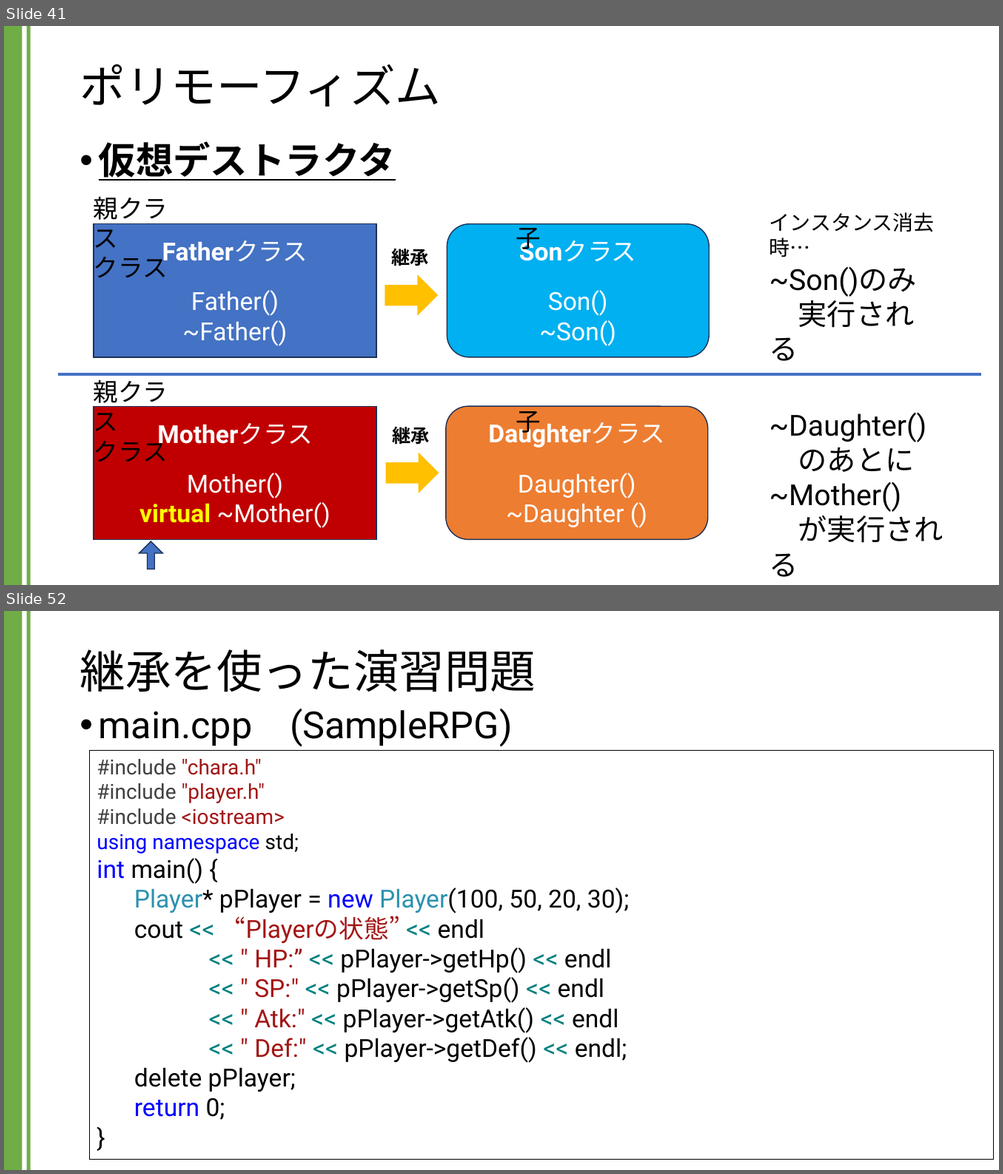
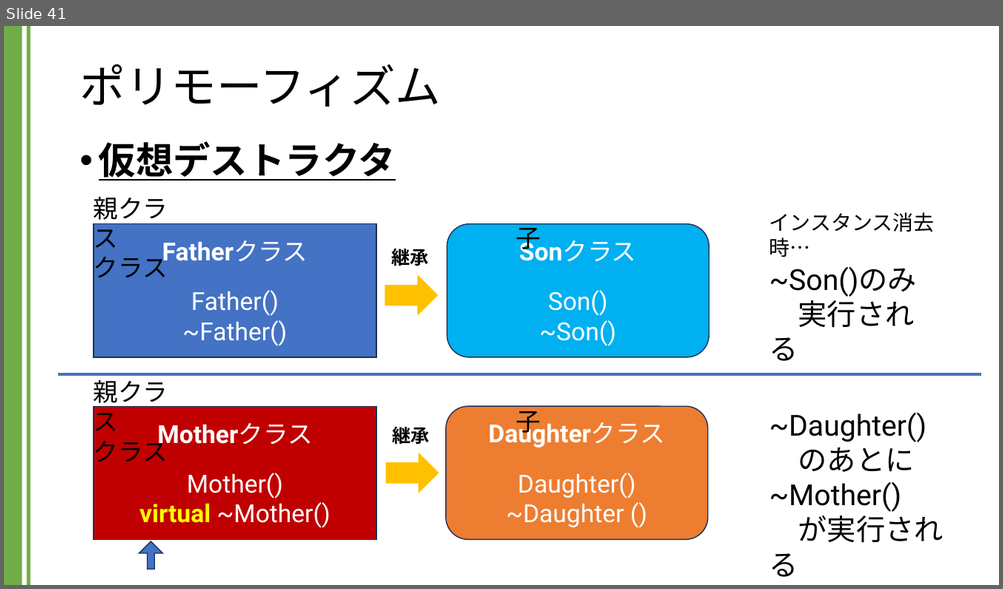
Before and after one commit to kic-murata/cpp2024, a slide deck: 授業資料/講義資料：継承とポリモーフィズム.pptx. Shown one above the other, each under a label of ours: slides 41 and 52 before the commit, slide 41 after it; the slides between them are not shown. The pictures are 1003x1174 and 1003x589 pixels, drawn with LibreOffice and Linux fonts; fonts in the diff are those of the drawing. Boxes give left, top, right and bottom in pixels: in the first picture for what was removed or moved away, otherwise in the second. Text is boxed around its words. In the diff, an @@ line names an element or a change of style, - is before the commit and + after.

```diff
--- a/授業資料/講義資料：継承とポリモーフィズム.pptx
+++ b/授業資料/講義資料：継承とポリモーフィズム.pptx
@@ slide 52 removed at [4,611,999,1170], background #FFFFFF; not listed: 2 template elements that a slide beside it also shows @@
@@ title removed at [79,649,535,692] @@
-継承を使った演習問題
@@ text removed at [99,709,512,746] @@
-• main.cpp (SampleRPG)
@@ rectangle removed at [90,751,993,1160] @@
-#include "chara.h"
-#include "player.h"
-#include <iostream>
-using namespace std;
-int main() {
-Player* pPlayer = new Player(100, 50, 20, 30);
-cout << “Playerの状態” << endl
-<< " HP:” << pPlayer->getHp() << endl
-<< " SP:" << pPlayer->getSp() << endl
-<< " Atk:" << pPlayer->getAtk() << endl
-<< " Def:" << pPlayer->getDef() << endl;
-delete pPlayer;
-return 0;
-}
```
Also in this commit, not shown: 10 other slides removed, 2 other files.
